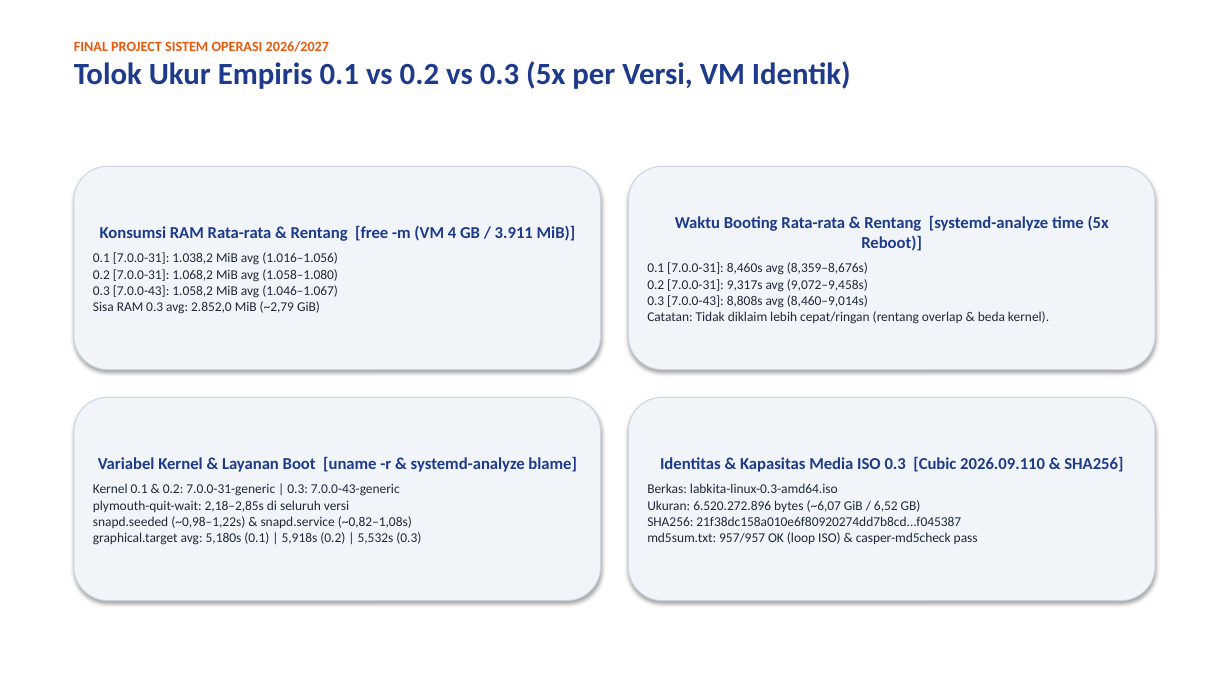
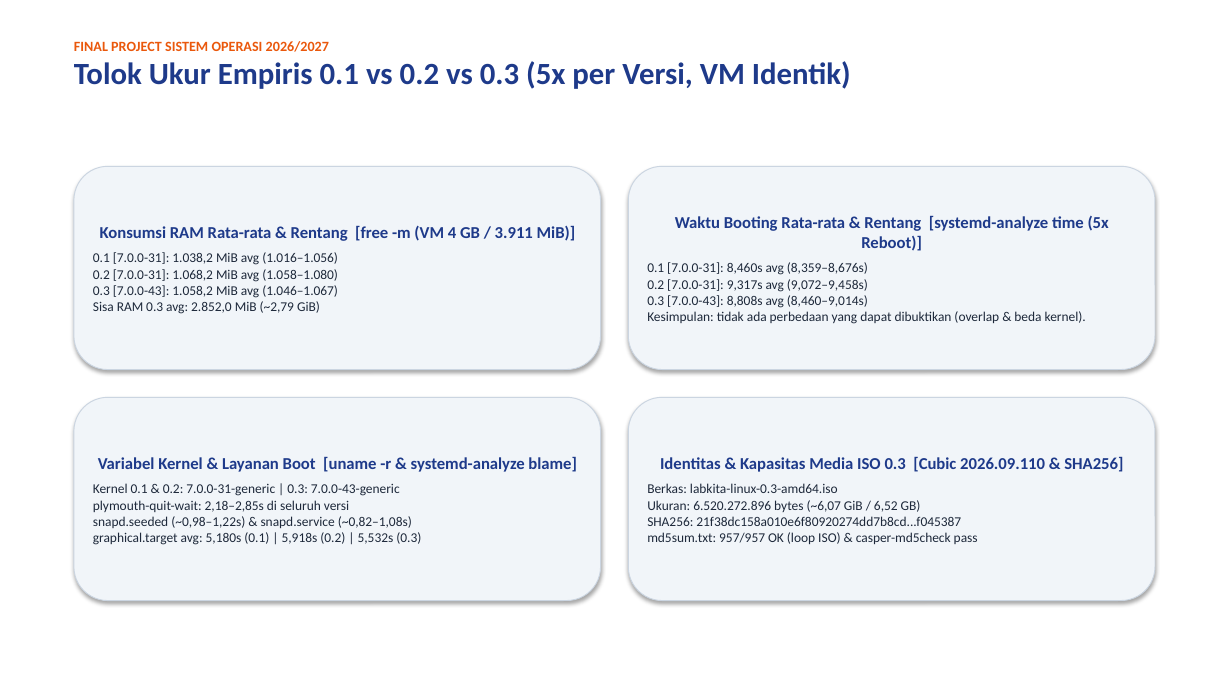
Before and after one commit to luvices/labkita, a slide deck: slide 8 of docs/presentation/labkita-presentation.pptx. Drawn at 1232x693 pixels with LibreOffice and Linux fonts; fonts in the diff are those of the drawing. Boxes give left, top, right and bottom in pixels: in the first picture for what was removed or moved away, otherwise in the second. Text is boxed around its words. In the diff, an @@ line names an element or a change of style, - is before the commit and + after.

```diff
--- a/docs/presentation/labkita-presentation.pptx
+++ b/docs/presentation/labkita-presentation.pptx
@@ text in rounded rectangle at bbox=[647, 262, 1086, 324]: text changed @@
-0.1 [7.0.0-31]: 8,460s avg (8,359–8,676s)
-0.2 [7.0.0-31]: 9,317s avg (9,072–9,458s)
-0.3 [7.0.0-43]: 8,808s avg (8,460–9,014s)
-Catatan: Tidak diklaim lebih cepat/ringan (rentang overlap & beda kernel).
+0.1 [7.0.0-31]: 8,460s avg (8,359–8,676s)
+0.2 [7.0.0-31]: 9,317s avg (9,072–9,458s)
+0.3 [7.0.0-43]: 8,808s avg (8,460–9,014s)
+Kesimpulan: tidak ada perbedaan yang dapat dibuktikan (overlap & beda kernel).
```
Also in this commit, not shown: 2 other slides changed, 3 other files.
